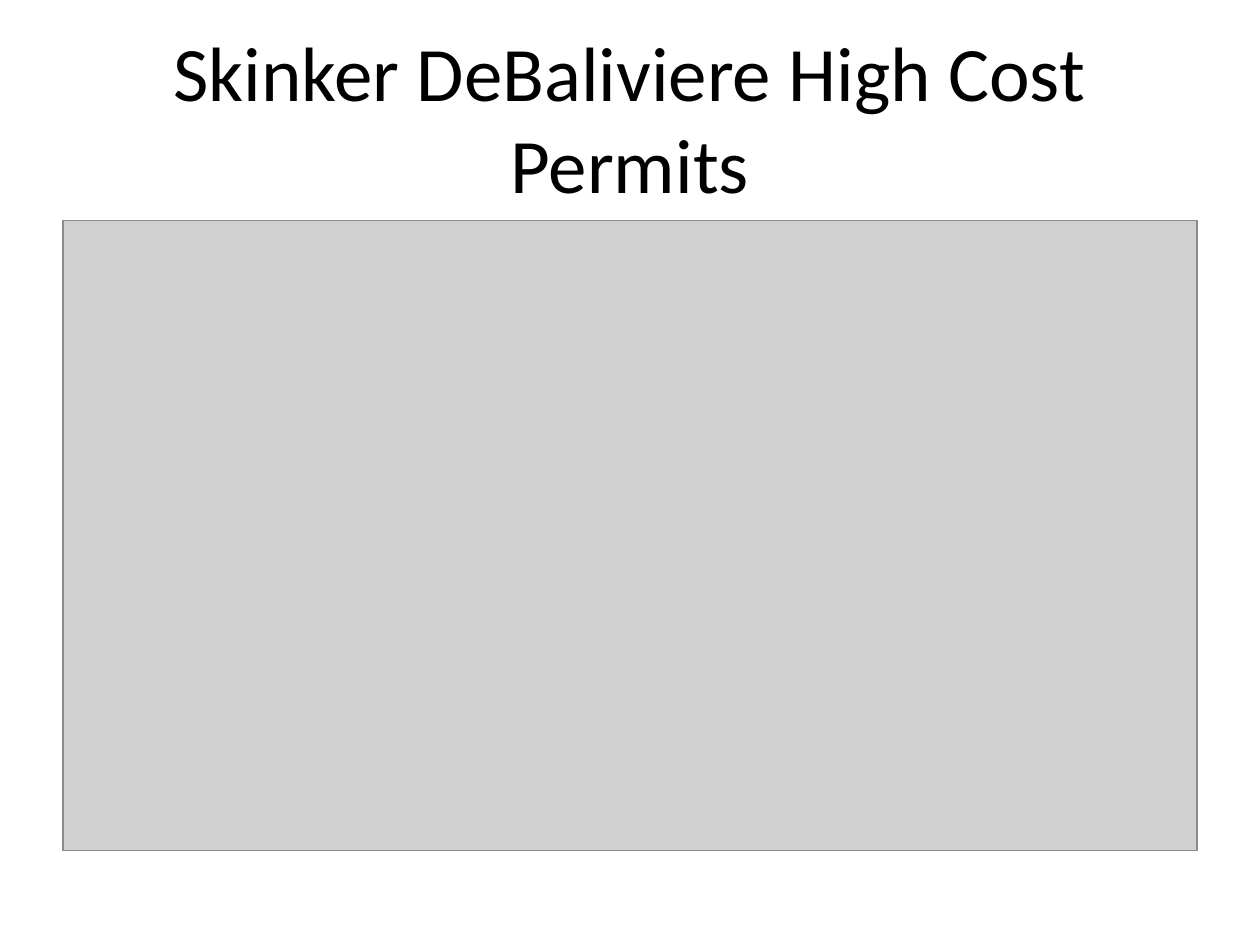
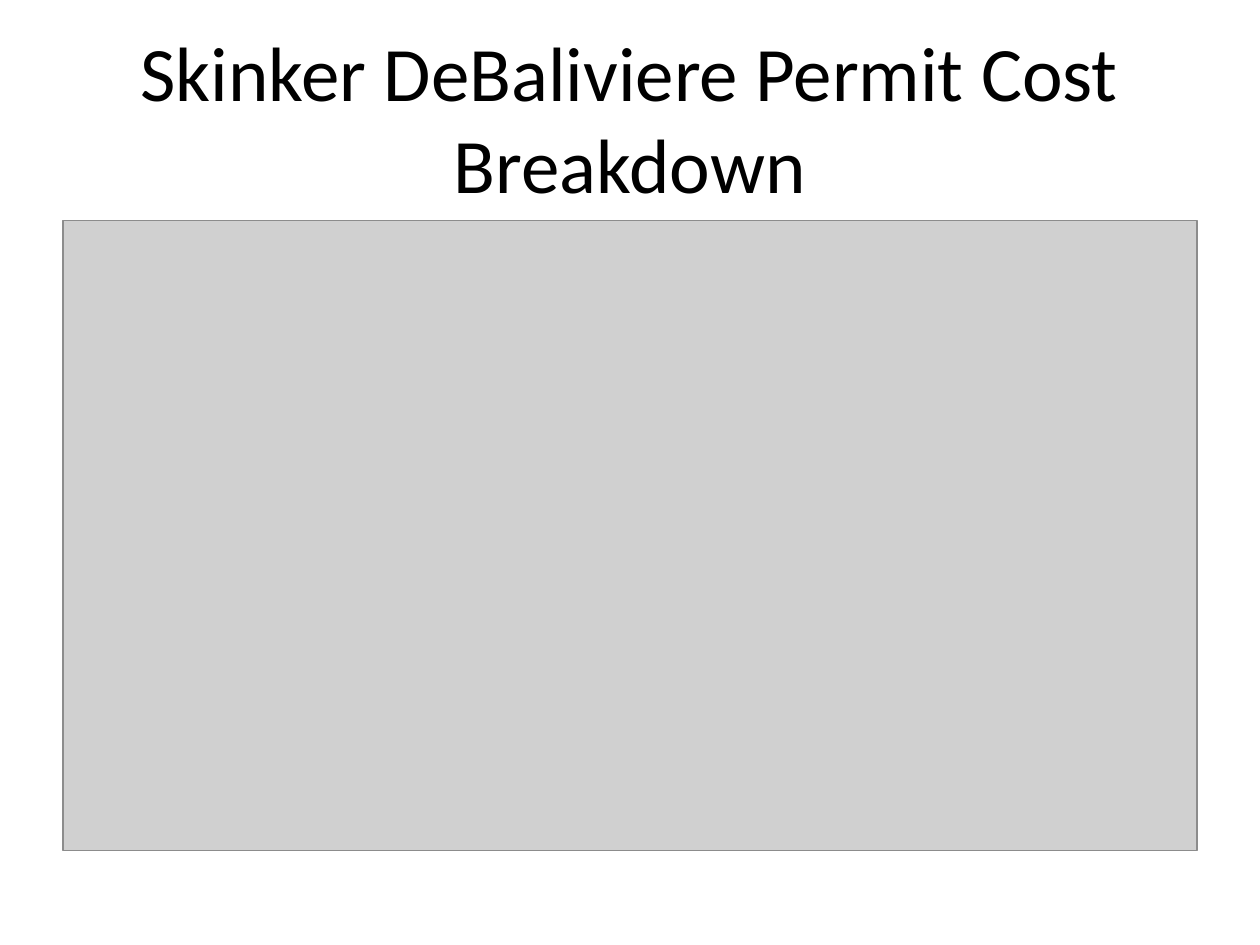
Before and after one commit to wumcrc/stl-building-permits, a slide deck: slide 23 of results/presentations/2020/May/monthly_reportMay2020.pptx. Drawn at 1260x945 pixels with LibreOffice and Linux fonts; fonts in the diff are those of the drawing; grey boxes stand for pictures. Boxes give left, top, right and bottom in pixels: in the first picture for what was removed or moved away, otherwise in the second. Text is boxed around its words. In the diff, an @@ line names an element or a change of style, - is before the commit and + after.

```diff
--- a/results/presentations/2020/May/monthly_reportMay2020.pptx
+++ b/results/presentations/2020/May/monthly_reportMay2020.pptx
@@ title at (140,47,1118,194): text changed @@
-Skinker DeBaliviere High Cost Permits
+Skinker DeBaliviere Permit Cost Breakdown
```
Also in this commit, not shown: 7 other slides changed, 1 other file.
